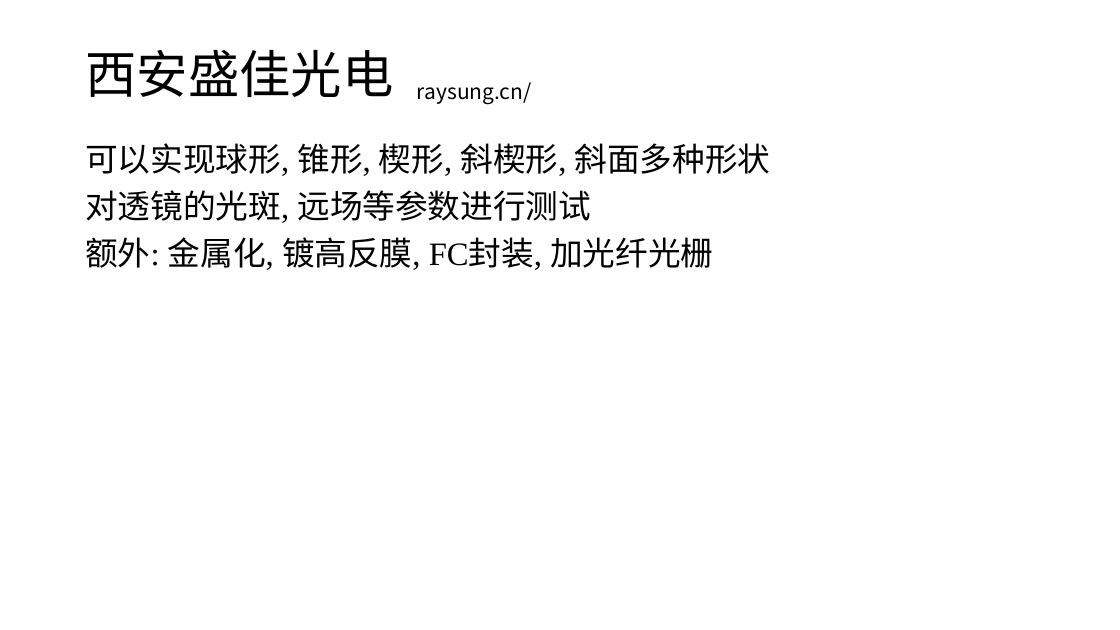
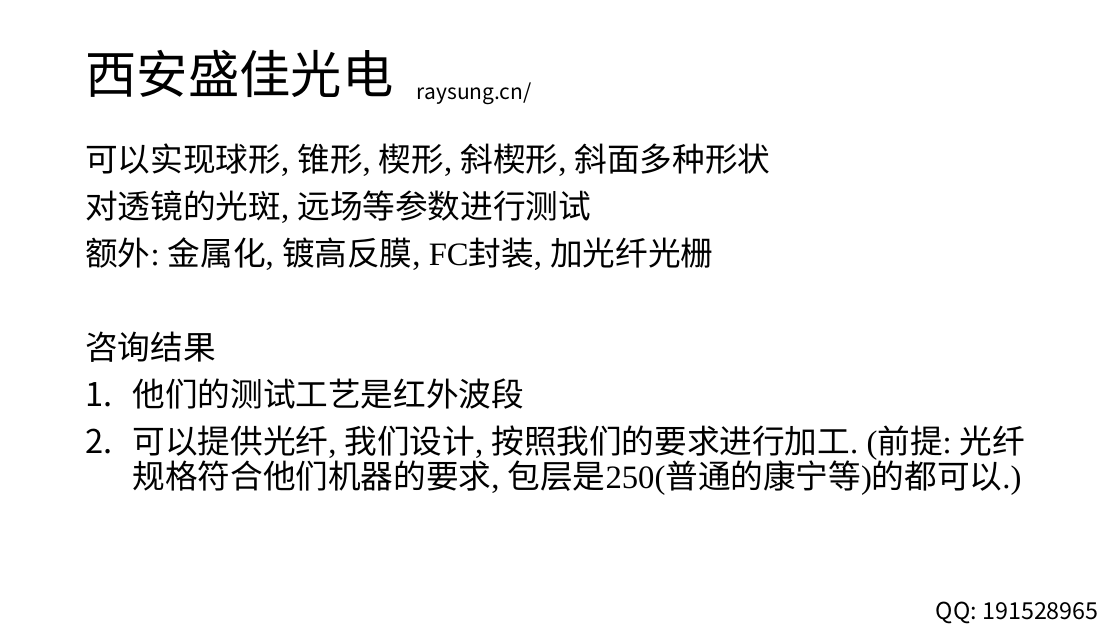
Before and after one commit to lucaschang95/DiscussionWithLin, a slide deck: slide 5 of 20191009 - topic.pptx (slide 6 before the commit). Drawn at 1120x630 pixels with LibreOffice and Linux fonts; fonts in the diff are those of the drawing. Boxes give left, top, right and bottom in pixels: in the first picture for what was removed or moved away, otherwise in the second. Text is boxed around its words. In the diff, an @@ line names an element or a change of style, - is before the commit and + after.

```diff
--- a/20191009 - topic.pptx
+++ b/20191009 - topic.pptx
@@ text at [85,331,1025,495]: paragraphs added @@
+咨询结果
+1. 他们的测试工艺是红外波段
+2. 可以提供光纤, 我们设计, 按照我们的要求进行加工. (前提: 光纤规格符合他们机器的要求, 包层是250(普通的康宁等)的都可以.)
@@ text added at [936,601,1099,624], 20 pt, text #000000 @@
+QQ: 191528965
```
Also in this commit, not shown: 6 other slides changed, 3 slides added, 6 slides removed.
